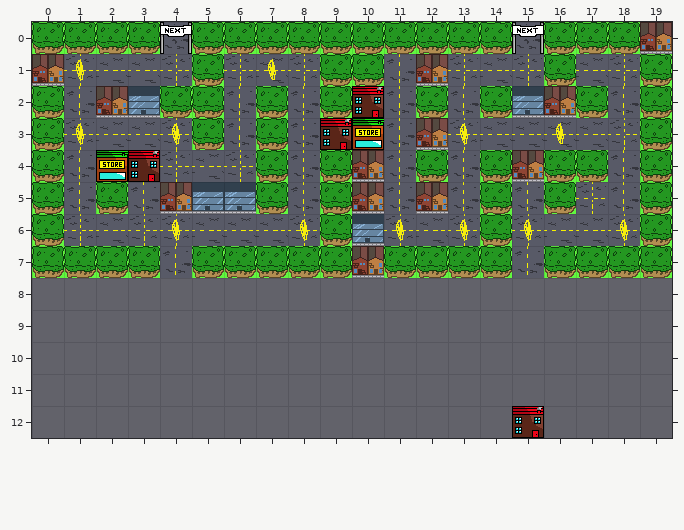
A Tiled map gets an edit: static/maps/test_map_3.tmx. That is the earlier state.
Cells are 32x32 px. Shown: x 0..19, y 0..12.
New version:
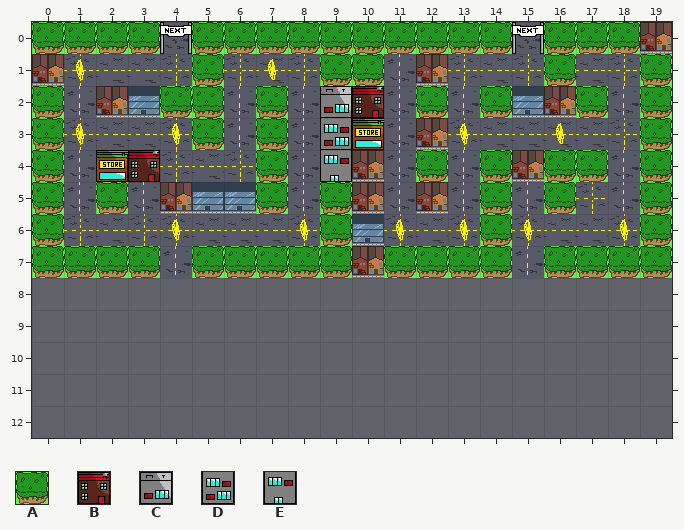
Key: from "draw": A 5, B 15, C 16, D 17, E 18.
_ is an empty cell.
Changes in this commit:
Layer "Draw Layer":
Tile A becomes tile C in row 2 at x 9.
Tile B becomes tile D in row 3 at x 9.
Tile A becomes tile E in row 4 at x 9.
Tile B is removed in row 12 at x 15.
Boxes around the changes in both pictures, in picture pixels (x1, y1, x2, y2):
changed: (320, 86, 352, 182)
removed: (512, 406, 544, 438)
